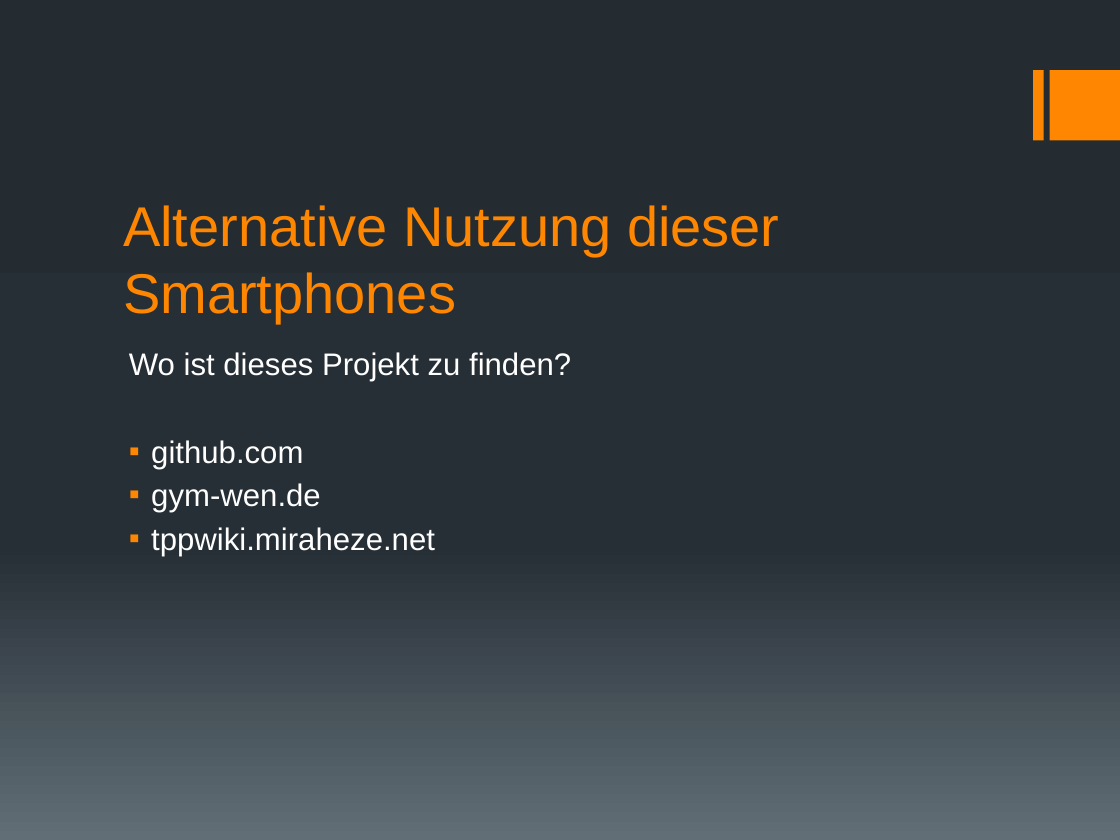
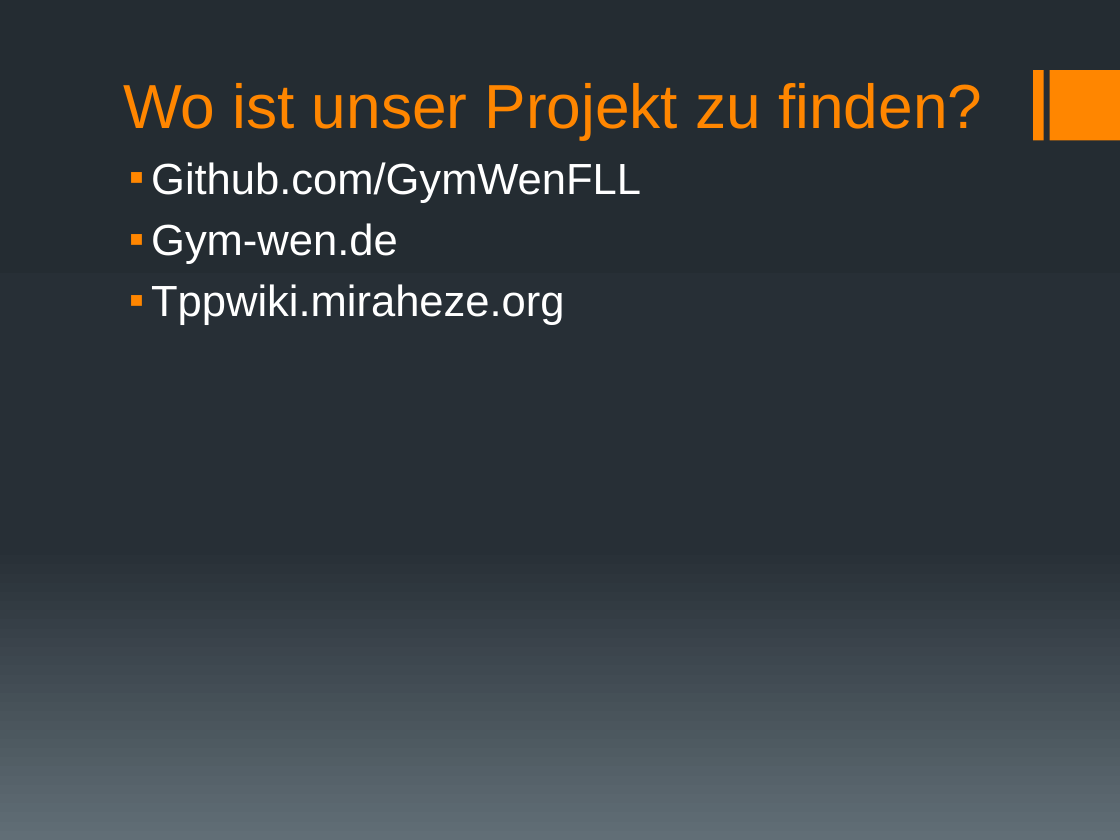
Before and after one commit to GymWenFLL/tpp_presentation, a slide deck: slide 21 of Gesamtpräsentation.pptx (slide 18 before the commit). Drawn at 1120x840 pixels with LibreOffice and Linux fonts; fonts in the diff are those of the drawing. Boxes give left, top, right and bottom in pixels: in the first picture for what was removed or moved away, otherwise in the second. Text is boxed around its words. In the diff, an @@ line names an element or a change of style, - is before the commit and + after.

```diff
--- a/Gesamtpräsentation.pptx
+++ b/Gesamtpräsentation.pptx
@@ title added at [123, 83, 982, 139], 40 pt, text #FF8600 @@
+Wo ist unser Projekt zu finden?
@@ text at [151, 162, 641, 325]: text changed; size 20 to 28 pt @@
-Wo ist dieses Projekt zu finden?
-▪ github.com
-▪ gym-wen.de
-▪ tppwiki.miraheze.net
+▪ Github.com/GymWenFLL
+▪ Gym-wen.de
+▪ Tppwiki.miraheze.org
@@ title removed at [123, 205, 779, 323] @@
-Alternative Nutzung dieser Smartphones
```
Also in this commit, not shown: 9 other slides changed, 12 slides added, 8 slides removed, 2 other files.
